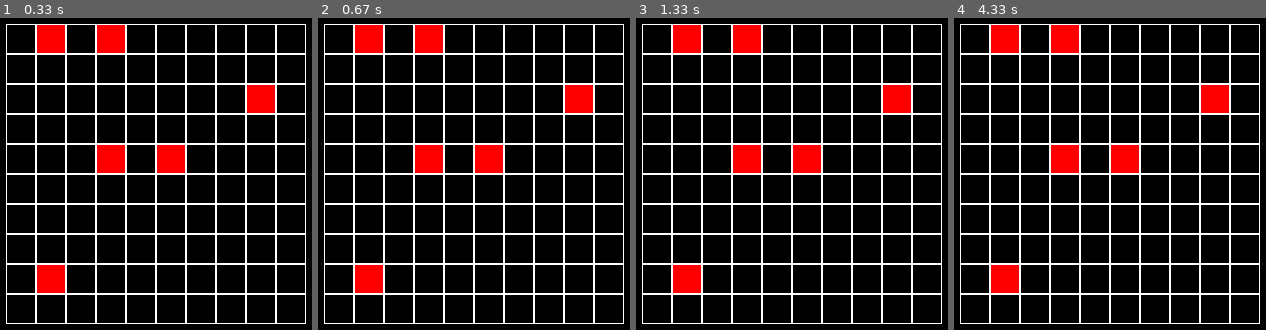
Above: before the commit, frames 1-4 (left to right).
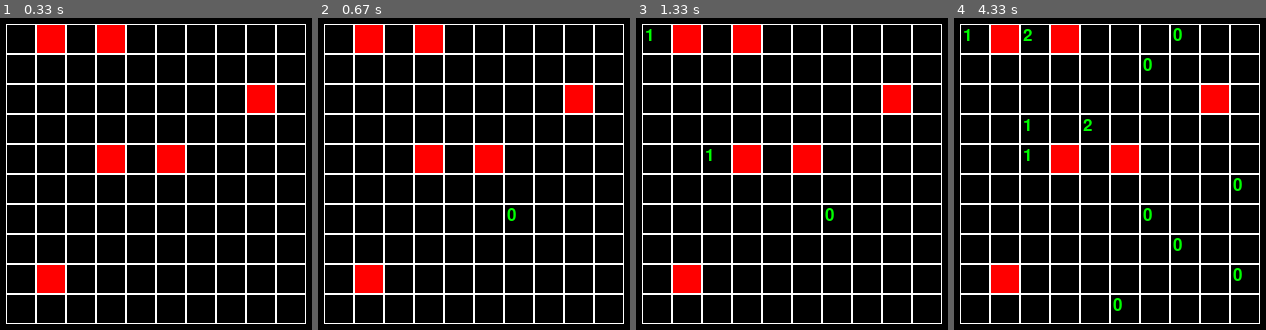
Above: after the commit, the same moments.

Repository: Dmitriyburin/pygame4
Game: pygame game, started from Дедушка сапёра.py
Same seed, same stepped clock (60 frames per second), same inputs: the game is played once before the commit and once after it.
Inputs (mouse positions are in pixels of both pictures, inside the frame that each line leads up to):
- Up to frame 1 (0.33 s): no input
- Up to frame 2 (0.67 s): click (514, 214) at 0.38 s
- Up to frame 3 (1.33 s): click (657, 39) at 0.72 s; click (707, 155) at 1.05 s
- Up to frame 4 (4.33 s): click (1197, 248) at 1.38 s; click (1156, 80) at 1.72 s; click (1131, 317) at 2.05 s; click (1253, 276) at 2.38 s; click (1094, 130) at 2.72 s; click (1253, 180) at 3.05 s; click (1184, 39) at 3.38 s; click (1035, 39) at 3.72 s; click (1032, 136) at 4.05 s

Frame 1 is identical in both runs. In frame 2, less than 0.1% of the frame differs, in the area x 60-64%, y 60-66%; in frame 3, 0.2%; in frame 4, 0.9%, in the area x 3-93%, y 3-94%.

Commit message:
complete 'Дедушка сапера'

Diff:
--- a/Дедушка сапёра.py
+++ b/Дедушка сапёра.py
@@ -81,15 +81,42 @@
             self.cell_cords.append([])
             count1 += 1
             for j in range(0, (len(self.board[0])) * self.cell_size, self.cell_size):
+                self.cell_cords[-1].append((start[0] + j, start[1] + i))
+
                 if self.board[count1][count2] == 10:
                     pygame.draw.rect(screen, 'red', (start[0] + j, start[1] + i,
-                                                       self.cell_size, self.cell_size), 0)
+                                                     self.cell_size, self.cell_size), 0)
+                elif self.board[count1][count2] != -1:
+                    print(count1, count2)
+                    font = pygame.font.Font(None, 25)
+                    text = font.render(f'{self.board[count1][count2]}', True, 'green')
+                    text_x = self.cell_cords[count1][count2][0]
+                    text_y = self.cell_cords[count1][count2][1]
+
+                    screen.blit(text, (text_x + 3, text_y + 3))
                 pygame.draw.rect(screen, pygame.Color('white'), (start[0] + j, start[1] + i,
                                                                  self.cell_size, self.cell_size), 1)
-                self.cell_cords[-1].append((start[0] + j, start[1] + i))
                 count2 += 1
             count2 = 0
 
+    def on_click(self, cell_cords):
+        if cell_cords is not None:
+            self.open_cell(cell_cords)
+
+    def open_cell(self, cell_cords):
+        count = 0
+        print()
+        if self.board[cell_cords[1]][cell_cords[0]] != 10:
+            for i in range(len(self.board)):
+                string = self.board[i]
+                for j in range(len(string)):
+                    col = string[j]
+                    if (j, i) != cell_cords:
+                        if (abs(j - cell_cords[0]) == 0 or abs(j - cell_cords[0]) == 1) and\
+                                (abs(i - cell_cords[1]) == 0 or abs(i - cell_cords[1]) == 1):
+                            if col == 10:
+                                count += 1
+            self.board[cell_cords[1]][cell_cords[0]] = count
 
 
 board = Minesweeper(10, 10, 7)
